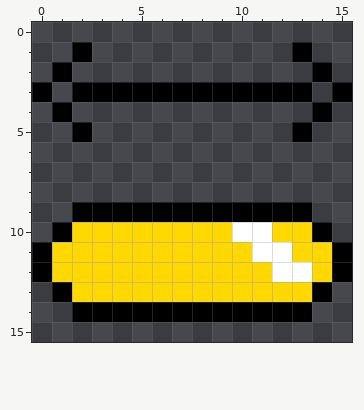
Pixel-art sprite -- Arkanoid/Assets/PixelArt/PowerUp_Longer-Paddle.png. Above: the version before the commit.
The file is 16x16 pixels.
After the commit:
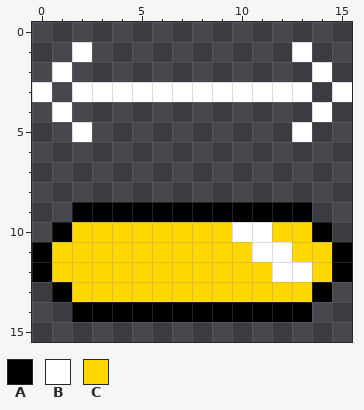
Palette (. is transparent): A #000000  B #ffffff  C #ffd800
Diff:
The author changed colour A to colour B in row 1 at x 2 and 13; in row 2 at x 1 and 14; in row 3 at x 0, 2 to 13 and 15; in row 4 at x 1 and 14; in row 5 at x 2 and 13.
Boxes around the changes in both pictures, in picture pixels (x1, y1, x2, y2):
changed: (32, 42, 352, 142)
